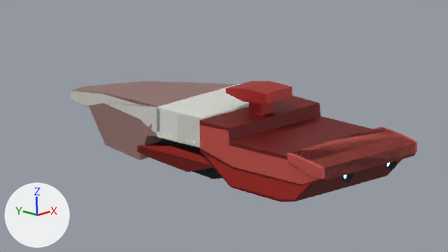
Two versions of the Blender file References/CCAFleet/crcred2/crcred2.blend, one commit apart.
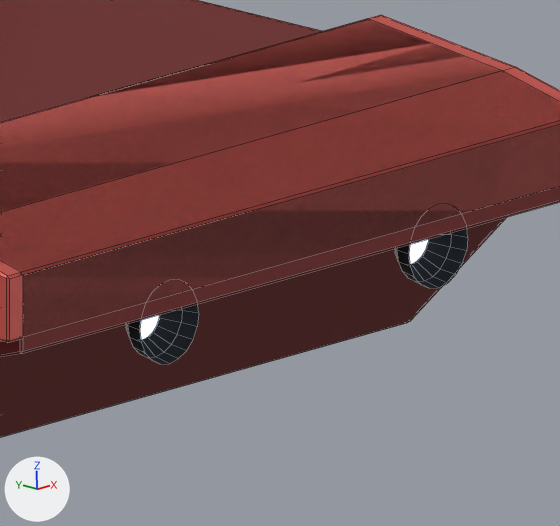
Old and new are each drawn from the file's camera 'Concept side' and again close up on the part from 72% to 92% of the width and 49% to 83% of the height. Arrows for +X, +Y and +Z are at lower left; the lights stay in place. The older version's two pictures come first. The close-ups show mesh edges as thin lines.

The scene before the commit, as lines of its bpy script (objects in view):
```python
me_long_pale_wedge_bow = bpy.data.meshes.new('Long pale wedge bow')
me_long_pale_wedge_bow.from_pydata(...)  # 598 vertices, 435 faces; spans x -22.0..22.0, y -63.2..63.2, z -16.2..16.2
me_long_pale_wedge_bow.materials.append(mat_warm_shadow)
me_long_pale_wedge_bow.materials.append(mat_ivory)
me_long_pale_wedge_bow.materials.append(mat_white)
me_long_pale_wedge_bow.materials.append(mat_light_grey)
me_long_pale_wedge_bow.materials.append(mat_charcoal)
me_long_pale_wedge_bow.materials.append(mat_red_dark)
me_long_pale_wedge_bow.materials.append(mat_red)
me_long_pale_wedge_bow.materials.append(mat_red_light)
me_long_pale_wedge_bow.materials.append(mat_windows)  # green #89a059, glowing green #cbdd81
me_long_pale_wedge_bow.materials.append(mat_engine)  # blue #a0b8d7, glowing blue #b3d3ff
ob_cca_upper_right_red_hull = bpy.data.objects.new('CCA upper-right red hull', me_long_pale_wedge_bow)
ob_cca_upper_right_red_hull.location = (0.0, 0.0, 0.0)
```
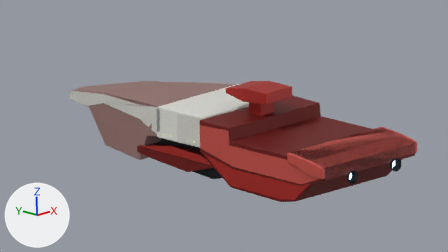
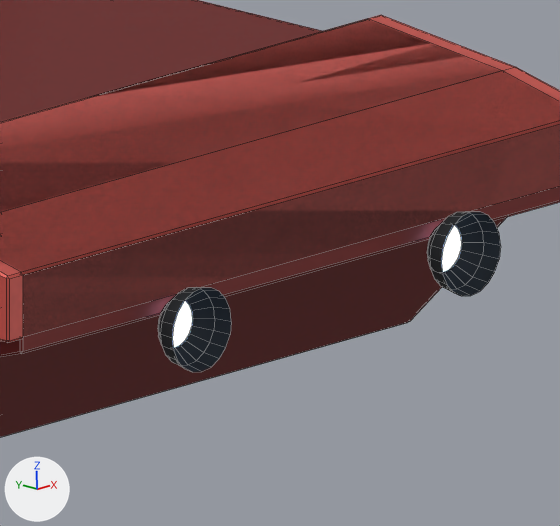
Where the change shows, as pixel boxes (x1, y1, x2, y2) in the close-ups (560 x 526 px; the box of a moved part takes in the faces that stretch with it):
```json
{"part": 1, "of": "me_long_pale_wedge_bow", "change": "moved or reshaped", "before": [126, 302, 199, 364], "after": [158, 287, 231, 372]}
{"part": 2, "of": "me_long_pale_wedge_bow", "change": "moved or reshaped", "before": [140, 315, 160, 340], "after": [172, 301, 193, 348]}
{"part": 3, "of": "me_long_pale_wedge_bow", "change": "moved or reshaped", "before": [395, 227, 468, 288], "after": [427, 212, 501, 296]}
{"part": 4, "of": "me_long_pale_wedge_bow", "change": "moved or reshaped", "before": [409, 239, 429, 264], "after": [441, 225, 462, 272]}
```

The change, as JSON lines over the scene's bpy script:
```json
{"block": "me_long_pale_wedge_bow", "where": "# used by ob_cca_upper_right_red_hull; location = (0.0, 0.0, 0.0)"}
{"op": "remove", "block": "me_long_pale_wedge_bow", "code": "me_long_pale_wedge_bow.from_pydata(...)  # 598 vertices, 435 faces; spans x -22.0..22.0, y -63.2..63.2, z -16.2..16.2"}
{"op": "add", "block": "me_long_pale_wedge_bow", "code": "me_long_pale_wedge_bow.from_pydata(...)  # 598 vertices, 435 faces; spans x -22.0..22.0, y -65.5..63.2, z -16.2..16.2"}
{"block": "me_long_pale_wedge_bow", "change": "me_long_pale_wedge_bow part 1: the loose piece of 60 vertices spanning x -12.2..-7.8, y -63.2..-61.4, z -4.7..-0.3 is moved by (0.0, -2.3, 0.0)"}
{"block": "me_long_pale_wedge_bow", "change": "me_long_pale_wedge_bow part 2: the loose piece of 20 vertices spanning x -11.3..-8.7, y -61.4, z -3.8..-1.2 is moved by (0.0, -2.3, 0.0)"}
{"block": "me_long_pale_wedge_bow", "change": "me_long_pale_wedge_bow part 3: the loose piece of 60 vertices spanning x 7.8..12.2, y -63.2..-61.4, z -4.7..-0.3 is moved by (0.0, -2.3, 0.0)"}
{"block": "me_long_pale_wedge_bow", "change": "me_long_pale_wedge_bow part 4: the loose piece of 20 vertices spanning x 8.7..11.3, y -61.4, z -3.8..-1.2 is moved by (0.0, -2.3, 0.0)"}
```
